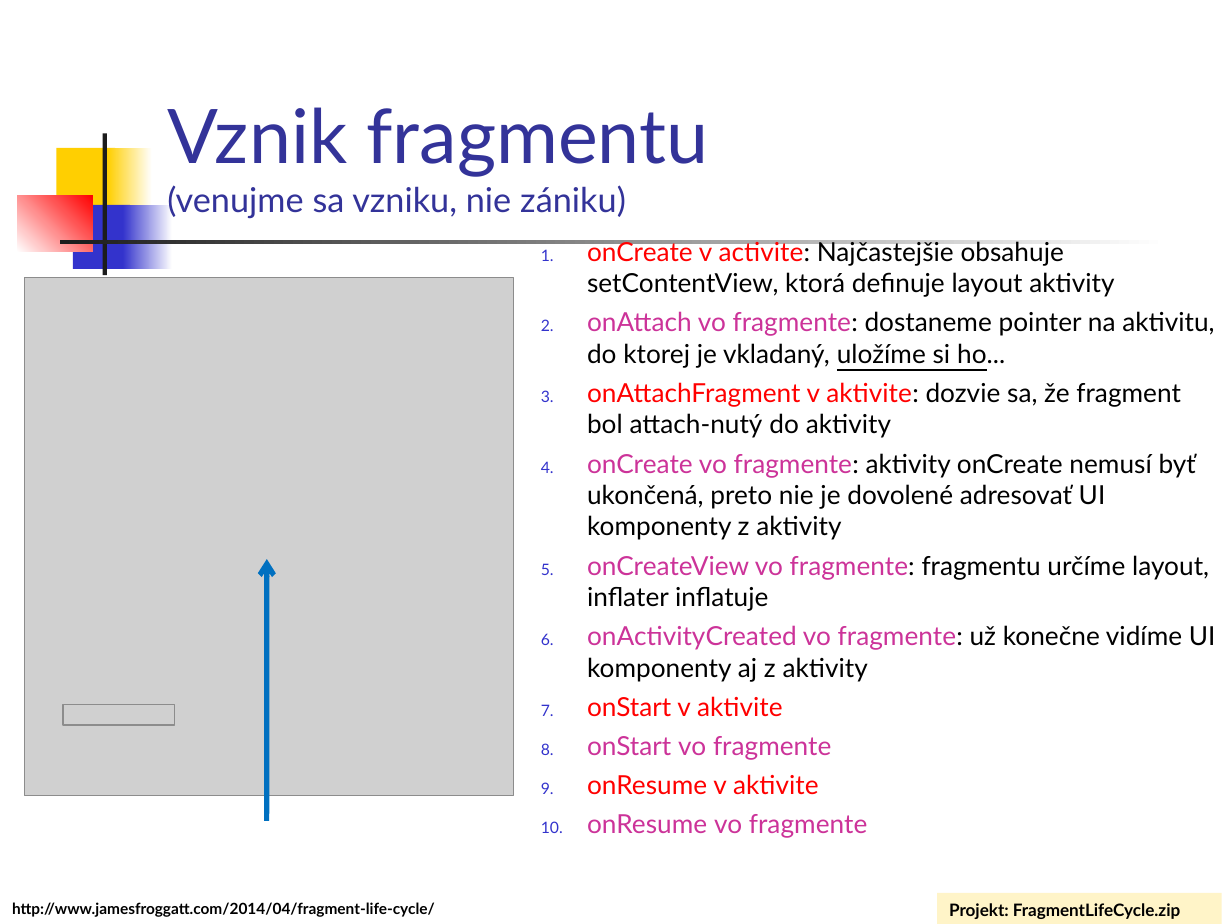
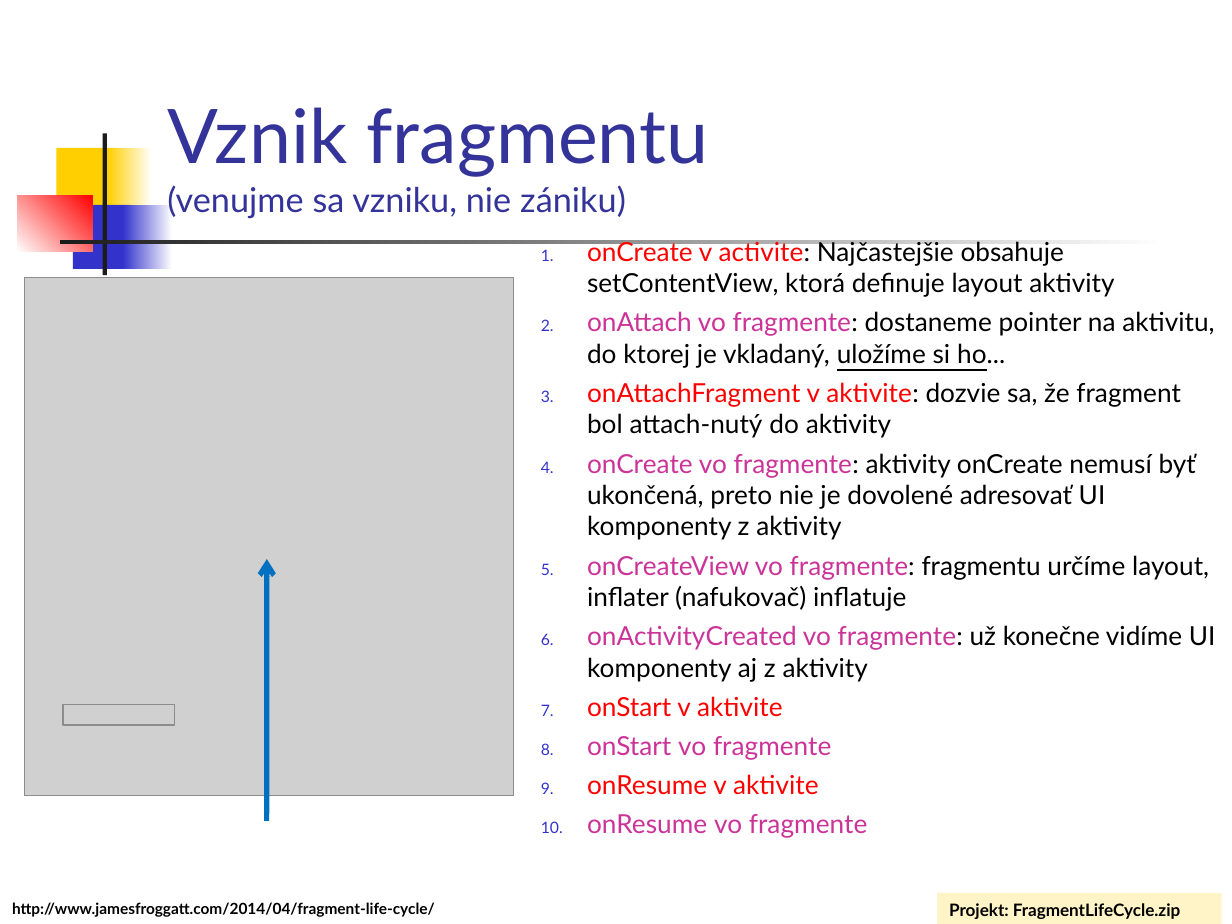
Before and after one commit to vmandro/Prednasky, a slide deck: slide 7 of 06/06_Android.ppt (slide 8 before the commit). Drawn at 1232x924 pixels with LibreOffice and Linux fonts; fonts in the diff are those of the drawing; grey boxes stand for pictures. Boxes give left, top, right and bottom in pixels: in the first picture for what was removed or moved away, otherwise in the second. Text is boxed around its words. In the diff, an @@ line names an element or a change of style, - is before the commit and + after.

```diff
--- a/06/06_Android.ppt
+++ b/06/06_Android.ppt
@@ text at box(587, 555, 1209, 611): text changed @@
-5. onCreateView vo fragmente: fragmentu určíme layout, inflater inflatuje
+5. onCreateView vo fragmente: fragmentu určíme layout, inflater (nafukovač) inflatuje
```
Also in this commit, not shown: 5 other slides changed, 5 slides removed, 3 other files.
